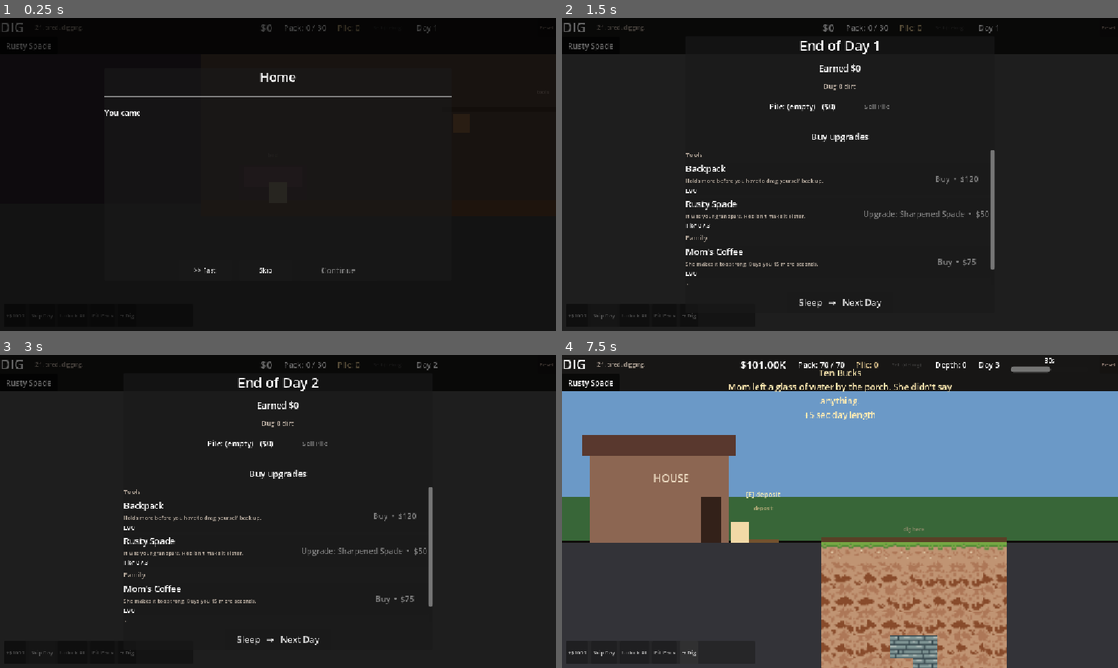
Above: before the commit, frames 1-4 (two rows, left to right).
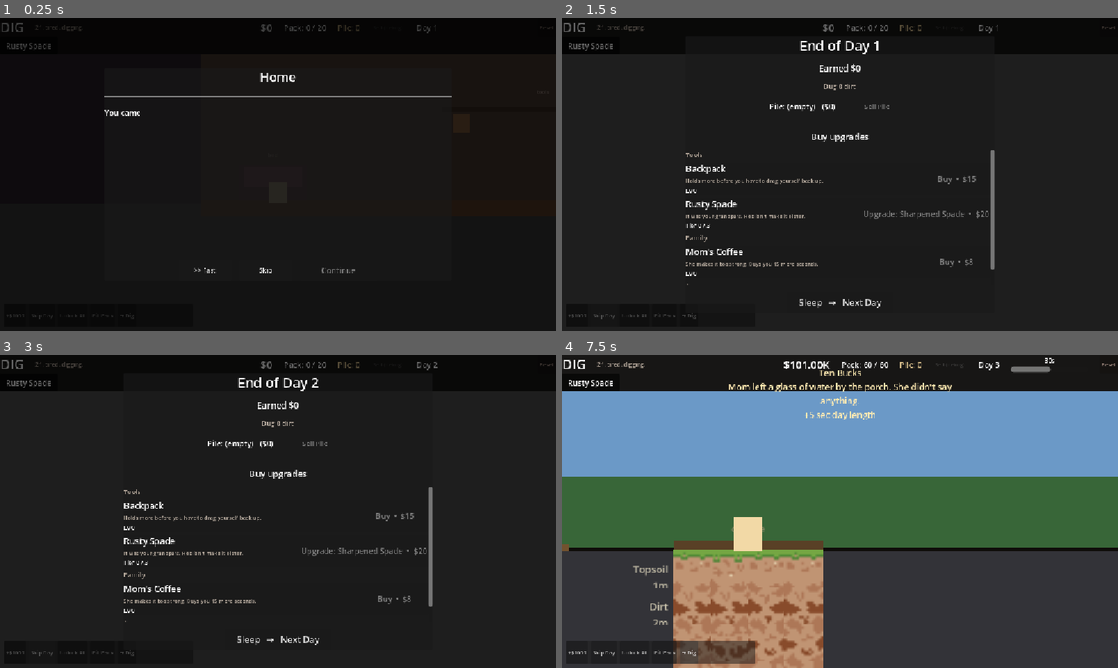
Above: after the commit, the same moments.

Repository: RanjitCS/dig
Game: Godot game, scene res://scenes/main.tscn
The game is run twice, just before and just after one commit, with the same random seed, the same clock (stepped at 60 frames per second) and the same inputs.
Inputs:
- Up to frame 1 (0.25 s): no input
- Up to frame 2 (1.5 s): click "Skip" at 0.5 s; click "Skip Day" at 1.25 s
- Up to frame 3 (3 s): click "Sleep → Next Day" at 2 s; click "Skip Day" at 2.75 s
- Up to frame 4 (7.5 s): click "Sleep → Next Day" at 3.5 s; click "Rusty Spade" at 4.25 s; click "+$1000" at 5 s; click "Unlock All" at 5.75 s; click "Fill Pack" at 6.5 s; click "→ Dig" at 7.25 s

The runs differ from the first frame. In frame 1, less than 0.1% of the frame differs, in the area x 57-58%, y 2-5%; in frame 2, 0.2%; in frame 3, 0.2%; in frame 4, 40%, in the area x 0-100%, y 2-100%.

Commit message:
change

Diff:
--- a/resources/blocks/coal.tres
+++ b/resources/blocks/coal.tres
@@ -7,9 +7,9 @@
 id = &"coal"
 display_name = "Coal"
 color = Color(0.1, 0.1, 0.1, 1)
-hits_to_break = 12
+hits_to_break = 18
 dirt_yield = 0.0
-money_yield = 8.0
+money_yield = 1.5
 min_depth = 8
 max_depth = 99999
 weight = 1.5
--- a/resources/blocks/dirt.tres
+++ b/resources/blocks/dirt.tres
@@ -12,7 +12,7 @@
 display_name = "Dirt"
 color = Color(0.33, 0.23, 0.13, 1)
 textures = [ExtResource("2_var0"), ExtResource("3_var1"), ExtResource("4_var2"), ExtResource("5_var3")]
-hits_to_break = 6
+hits_to_break = 8
 dirt_yield = 1.0
 money_yield = 0.0
 min_depth = 2
--- a/resources/blocks/gem.tres
+++ b/resources/blocks/gem.tres
@@ -7,9 +7,9 @@
 id = &"gem"
 display_name = "Gem"
 color = Color(0.3, 0.81, 0.88, 1)
-hits_to_break = 36
+hits_to_break = 50
 dirt_yield = 0.0
-money_yield = 500.0
+money_yield = 18.0
 min_depth = 40
 max_depth = 99999
 weight = 0.2
--- a/resources/blocks/iron.tres
+++ b/resources/blocks/iron.tres
@@ -7,9 +7,9 @@
 id = &"iron"
 display_name = "Iron"
 color = Color(0.72, 0.45, 0.2, 1)
-hits_to_break = 20
+hits_to_break = 30
 dirt_yield = 0.0
-money_yield = 50.0
+money_yield = 5.0
 min_depth = 20
 max_depth = 99999
 weight = 0.8
--- a/resources/blocks/stone.tres
+++ b/resources/blocks/stone.tres
@@ -12,7 +12,7 @@
 display_name = "Stone"
 color = Color(0.36, 0.36, 0.36, 1)
 textures = [ExtResource("2_s0"), ExtResource("3_s1"), ExtResource("4_s2"), ExtResource("5_s3")]
-hits_to_break = 10
+hits_to_break = 14
 dirt_yield = 2.0
 money_yield = 0.0
 min_depth = 5
--- a/resources/blocks/topsoil.tres
+++ b/resources/blocks/topsoil.tres
@@ -12,7 +12,7 @@
 display_name = "Topsoil"
 color = Color(0.42, 0.29, 0.17, 1)
 textures = [ExtResource("2_g0"), ExtResource("3_g1"), ExtResource("4_g2"), ExtResource("5_g3")]
-hits_to_break = 3
+hits_to_break = 4
 dirt_yield = 1.0
 money_yield = 0.0
 min_depth = 1
--- a/resources/upgrades/backpack.tres
+++ b/resources/upgrades/backpack.tres
@@ -10,8 +10,8 @@
 category = 0
 effect = 6
 effect_per_level = 25.0
-base_cost = 120.0
-cost_mult = 1.35
+base_cost = 15.0
+cost_mult = 1.40
 cost_currency = &"money"
 unlock_money = 0.0
 reach = 0
--- a/resources/upgrades/day_length.tres
+++ b/resources/upgrades/day_length.tres
@@ -10,7 +10,7 @@
 category = 1
 effect = 5
 effect_per_level = 10.0
-base_cost = 75.0
+base_cost = 8.0
 cost_mult = 1.50
 cost_currency = &"money"
 unlock_money = 0.0
--- a/resources/upgrades/spade.tres
+++ b/resources/upgrades/spade.tres
@@ -10,7 +10,7 @@
 category = 0
 effect = 0
 effect_per_level = 0.0
-base_cost = 50.0
+base_cost = 20.0
 cost_mult = 1.60
 cost_currency = &"money"
 unlock_money = 0.0
@@ -18,10 +18,10 @@
 is_equippable = true
 max_level = 3
 tool_damage = 1
-tool_cooldown_sec = 0.15
+tool_cooldown_sec = 0.20
 tool_aoe = false
 tool_column_only = false
 tier_names = PackedStringArray("Rusty Spade", "Sharpened Spade", "Steel Spade", "Heirloom Spade")
 tier_flavors = PackedStringArray("It was your grandpa's. He didn't make it either.", "Dad spent two hours with a file.  …(209 unchanged characters)…
 tier_damage = PackedInt32Array(1, 1, 2, 3)
-tier_cooldown = PackedFloat32Array(0.15, 0.10, 0.10, 0.08)
+tier_cooldown = PackedFloat32Array(0.20, 0.15, 0.12, 0.09)
--- a/scenes/dig_world.tscn
+++ b/scenes/dig_world.tscn
@@ -34,17 +34,17 @@
 mouse_filter = 2
 
 [node name="DigStripMarker" type="ColorRect" parent="Surface"]
-offset_left = 576.0
+offset_left = 624.0
 offset_top = -12.0
-offset_right = 960.0
+offset_right = 816.0
 offset_bottom = 0.0
 color = Color(0.35, 0.25, 0.15, 1)
 mouse_filter = 2
 
 [node name="DigStripLabel" type="Label" parent="Surface"]
-offset_left = 576.0
+offset_left = 624.0
 offset_top = -36.0
-offset_right = 960.0
+offset_right = 816.0
 offset_bottom = -16.0
 text = "dig here"
 horizontal_alignment = 1
@@ -104,5 +104,6 @@
 position = Vector2(1140, -40)
 
 [node name="Camera2D" type="Camera2D" parent="Player"]
+zoom = Vector2(1.6, 1.6)
 position_smoothing_enabled = true
 position_smoothing_speed = 6.0
--- a/scripts/dig_world.gd
+++ b/scripts/dig_world.gd
@@ -2,13 +2,22 @@
 
 const BlockScene := preload("res://scenes/block.tscn")
 const GRID_COLS: int = 32
-# Layout: house on the LEFT, deposit station in the middle, dig strip on the RIGHT.
-# This matches the in-house walking direction: bedroom -> ... -> kitchen -> back door
-# exits the player on the RIGHT side of the house, then they walk RIGHT into the yard.
+# Layout: house on the LEFT, deposit station in the middle, the dig MOUTH on the
+# right of the house. The player exits the back door and digs straight DOWN through
+# a narrow neck; below the surface the diggable region flares open into a wide
+# cavern (a "bottle" shape) whose left wall reaches back UNDER the house footprint.
 const HOUSE_COL_START: int = 2
-const HOUSE_COL_END: int = 7
-const DIG_STRIP_START: int = 12  # inclusive
-const DIG_STRIP_END: int = 19    # inclusive (cols 12..19 = 8 wide)
+const HOUSE_COL_END: int = 8
+# --- Bottle profile (see _dig_span_for_row) -------------------------------
+# Neck: a narrow vertical shaft the player digs down through.
+const NECK_COL_LO: int = 13       # inclusive
+const NECK_COL_HI: int = 16       # inclusive (4 wide)
+const NECK_ROWS: int = 4          # rows 1..4 stay neck-width
+# Cavern body: the wide chamber below. Left wall (col 4) sits under the house
+# (cols 2..8); right wall col 16. 13 cols wide.
+const BODY_COL_LO: int = 4        # inclusive
+const BODY_COL_HI: int = 16       # inclusive (13 wide)
+const SHOULDER_ROWS: int = 6      # rows NECK_ROWS+1 .. +SHOULDER_ROWS flare open
 const ROWS_AHEAD: int = 30
 const BLOCK_DIR: String = "res://resources/blocks/"
 const BLOCK_SIZE: Vector2 = Vector2(48, 48)
@@ -97,10 +106,11 @@
 	_spawn_player_at_surface()
 
 func _spawn_player_at_surface() -> void:
-	# House is on the LEFT; spawn just to the right of its right edge so the
-	# player has stepped out the back door and faces the yard.
-	var door_x := float(HOUSE_COL_END + 1) * BLOCK_SIZE.x + BLOCK_SIZE.x * 0.5
-	player.reset_to(Vector2(door_x, -24))
+	# Spawn standing on the surface directly over the neck, so digging straight
+	# down drops the player into the bottle. (House is to the left; the neck is
+	# the mouth of the shaft just past the back yard.)
+	var neck_center_x := (float(NECK_COL_LO + NECK_COL_HI) + 1.0) * 0.5 * BLOCK_SIZE.x
+	player.reset_to(Vector2(neck_center_x, -24))
 
 func _on_day_started(day: int) -> void:
 	# Day 1 = initial _ready() handles spawn; subsequent days regenerate the grid.
@@ -129,15 +139,42 @@
 		file = dir.get_next()
 	dir.list_dir_end()
 
+# Strata signage: name + the row depth where the layer begins. Painted on the
+# bedrock wall just left of the dig strip as the player descends past each one.
+# Plain names for now (flavor pass later).
+const LAYER_MARKERS := [
+	{"depth": 1, "name": "Topsoil"},
+	{"depth": 2, "name": "Dirt"},
+	{"depth": 5, "name": "Stone Layer"},
+	{"depth": 8, "name": "Coal Seam"},
+	{"depth": 20, "name": "Iron Vein"},
+	{"depth": 40, "name": "Gem Depths"},
+]
+
 func _generate_rows(count: int) -> void:
 	for i in count:
 		_generate_row(generated_rows + 1)
+		_maybe_place_layer_marker(generated_rows + 1)
 		generated_rows += 1
 
+# Inclusive [lo, hi] range of diggable columns at a given depth row. Outside this
+# span is bedrock. The profile is a bottle: a narrow neck near the surface that
+# flares open into a wide cavern below.
+func _dig_span_for_row(row: int) -> Vector2i:
+	if row <= NECK_ROWS:
+		return Vector2i(NECK_COL_LO, NECK_COL_HI)
+	if row <= NECK_ROWS + SHOULDER_ROWS:
+		var t := float(row - NECK_ROWS) / float(SHOULDER_ROWS)  # 0..1 across shoulder
+		var lo := int(round(lerp(float(NECK_COL_LO), float(BODY_COL_LO), t)))
+		var hi := int(round(lerp(float(NECK_COL_HI), float(BODY_COL_HI), t)))
+		return Vector2i(lo, hi)
+	return Vector2i(BODY_COL_LO, BODY_COL_HI)
+
 func _generate_row(row: int) -> void:
+	var span := _dig_span_for_row(row)
 	for col in GRID_COLS:
 		var type: BlockType = null
-		if col >= DIG_STRIP_START and col <= DIG_STRIP_END:
+		if col >= span.x and col <= span.y:
 			type = _pick_block_type_for_depth(row)
 		else:
 			type = bedrock_type
@@ -153,6 +190,27 @@
 		block.click_requested.connect(_on_block_click_requested)
 		block.broken.connect(_on_block_broken)
 		blocks_by_pos[Vector2i(col, row)] = block
+
+func _maybe_place_layer_marker(row: int) -> void:
+	for m in LAYER_MARKERS:
+		if int(m["depth"]) != row:
+			continue
+		var label := Label.new()
+		label.text = "%s\n%dm" % [m["name"], row]
+		label.add_theme_font_size_override("font_size", 13)
+		label.add_theme_color_override("font_color", Color(0.85, 0.82, 0.72, 0.9))
+		label.horizontal_alignment = HORIZONTAL_ALIGNMENT_RIGHT
+		label.vertical_alignment = VERTICAL_ALIGNMENT_CENTER
+		# Sit on the bedrock wall just left of the diggable span at this row's depth.
+		var span := _dig_span_for_row(row)
+		var wall_right_x := float(span.x) * BLOCK_SIZE.x
+		label.position = Vector2(
+			wall_right_x - 140.0,
+			(row - 1) * BLOCK_SIZE.y + BLOCK_SIZE.y * 0.5 - 14.0
+		)
+		label.size = Vector2(132, 28)
+		label.mouse_filter = Control.MOUSE_FILTER_IGNORE
+		grid_root.add_child(label)
 
 # Player digs their own entry now; no pre-broken gap.
 
--- a/scripts/game_state.gd
+++ b/scripts/game_state.gd
@@ -14,7 +14,7 @@
 const AUTOSAVE_INTERVAL_SEC: float = 10.0
 const OFFLINE_PROGRESS_CAP_SEC: float = 60.0 * 60.0 * 12.0  # 12 hours
 const BASE_DAY_LENGTH_SEC: float = 30.0
-const BASE_BACKPACK_CAPACITY: float = 30.0
+const BASE_BACKPACK_CAPACITY: float = 20.0
 
 var dirt: float = 0.0              # carried (capped at backpack_capacity with ore)
 var deposited_dirt: float = 0.0    # pile at the surface (uncapped)
--- a/scripts/main.gd
+++ b/scripts/main.gd
@@ -135,11 +135,12 @@
 	_refresh_sell_button()
 
 func _on_phase_changed(p: int) -> void:
-	# Hide the day timer + dig-related labels while in the house.
+	# Hide the day timer while in the house.
 	var digging: bool = p == GameState.Phase.DIGGING
 	time_bar.visible = digging
 	time_left_label.visible = digging
-	depth_label.visible = digging
+	# Depth now lives on the shaft walls in-world, not the top bar.
+	depth_label.visible = false
 	if not digging:
 		# Reset depth/danger feedback so it doesn't linger into the house/end-of-day.
 		_live_depth = 0
Binary file removed: Screenshot 2026-06-28 210946.png
Binary file removed: Screenshot 2026-06-28 220326.png
Not shown, added: docs/economy_pacing.md
